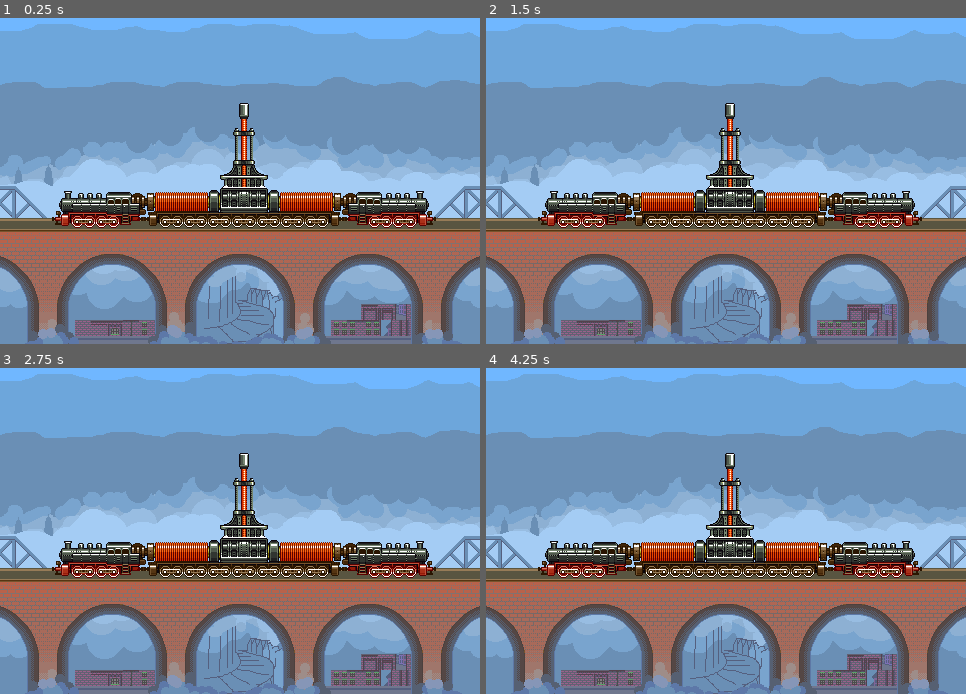
Above: before the commit, frames 1-4 (two rows, left to right).
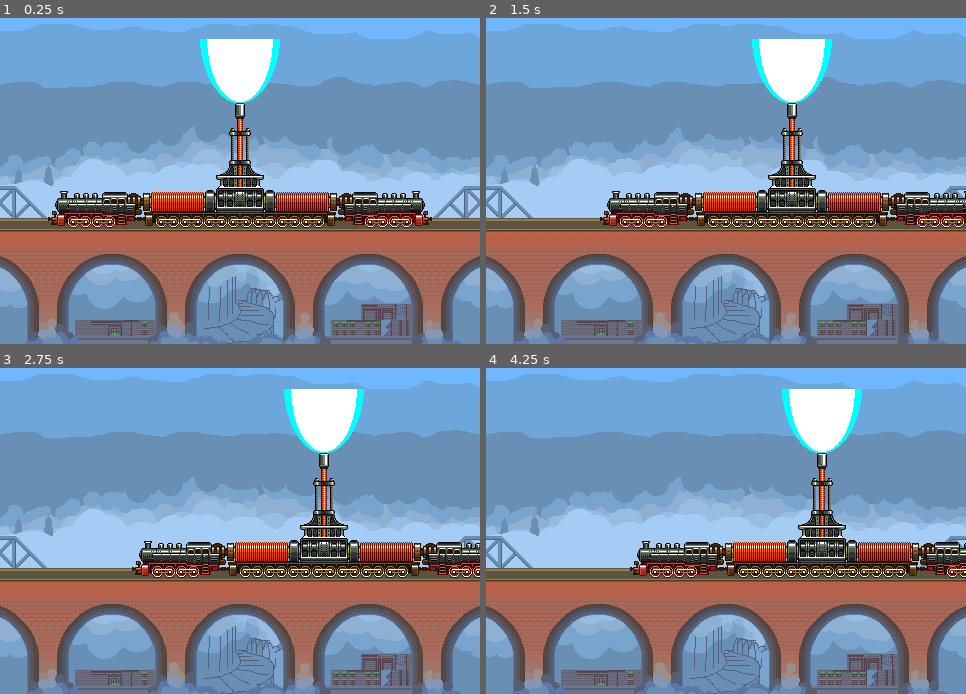
Above: after the commit, the same moments.

Repository: theludovyc/SpaceInvaderOnRails
Game: Godot game, scene res://Scene/Game.tscn
Two runs of this game, one before a commit and one after it. Both use one fixed random seed, a clock stepped at 60 frames per second and the inputs below. The project has no main scene, so this scene is started directly.
Inputs:
- Up to frame 1 (0.25 s): no input
- Up to frame 2 (1.5 s): tap Enter at 0.5 s; hold Right (ui_right) 0.53-1.28 s; hold Left (ui_left) from 1.28 s (still down)
- Up to frame 3 (2.75 s): release Left (ui_left) at 2.03 s; hold Right (ui_right) from 2.03 s (still down)
- Up to frame 4 (4.25 s): release Right (ui_right) at 3.53 s; hold Left (ui_left) from 3.53 s (still down)

The runs differ from the first frame. In frame 1, 7.6% of the frame differs, in the area x 10-91%, y 6-65%; in frame 2, 13%; in frame 3, 13%, in the area x 10-100%, y 6-65%; in frame 4, 13%.

Commit message:
simple move

Diff:
--- a/Prefab/Train.tscn
+++ b/Prefab/Train.tscn
@@ -1,8 +1,15 @@
-[gd_scene load_steps=2 format=2]
+[gd_scene load_steps=4 format=2]
 
-[ext_resource path="res://Art/new_player.png" type="Texture" id=1]
+[ext_resource path="res://Script/Train.gd" type="Script" id=1]
+[ext_resource path="res://Art/new_beam_top.png" type="Texture" id=2]
+[ext_resource path="res://Art/new_player.png" type="Texture" id=3]
 
 [node name="Train" type="Node2D"]
+script = ExtResource( 1 )
+
+[node name="new_beam_top" type="Sprite" parent="."]
+position = Vector2( 0, -93 )
+texture = ExtResource( 2 )
 
 [node name="Sprite" type="Sprite" parent="."]
-texture = ExtResource( 1 )
+texture = ExtResource( 3 )
--- a/Scene/Game.tscn
+++ b/Scene/Game.tscn
@@ -10,4 +10,4 @@
 centered = false
 
 [node name="Train" parent="." instance=ExtResource( 2 )]
-position = Vector2( 243.675, 460.275 )
+position = Vector2( 240, 460.248 )
--- /dev/null
+++ b/Script/Train.gd
@@ -0,0 +1,28 @@
+extends Node2D
+
+# Declare member variables here. Examples:
+# var a = 2
+# var b = "text"
+
+const SPEED = 2
+
+const MIN_X = 45
+const MAX_X = 435
+
+# Called when the node enters the scene tree for the first time.
+func _ready():
+	pass # Replace with function body.
+
+# Called every frame. 'delta' is the elapsed time since the previous frame.
+func _process(delta):
+	if Input.is_action_pressed("ui_left") && position.x>MIN_X:
+		position.x-=SPEED
+		if position.x<MIN_X:
+			position.x=MIN_X
+
+	if Input.is_action_pressed("ui_right") && position.x<MAX_X:
+		position.x+=SPEED
+		if position.x>MAX_X:
+			position.x=MAX_X
+
+#	pass
Binary file added: Art/new_alien.png
Not shown, added: Art/new_alien.png.import
Binary file added: Art/new_alien_shot.png
Not shown, added: Art/new_alien_shot.png.import
Binary file added: Art/new_beam_main.png
Not shown, added: Art/new_beam_main.png.import
Binary file added: Art/new_beam_top.png
Not shown, added: Art/new_beam_top.png.import
Binary file added: Art/new_laser.png
Not shown, added: Art/new_laser.png.import
